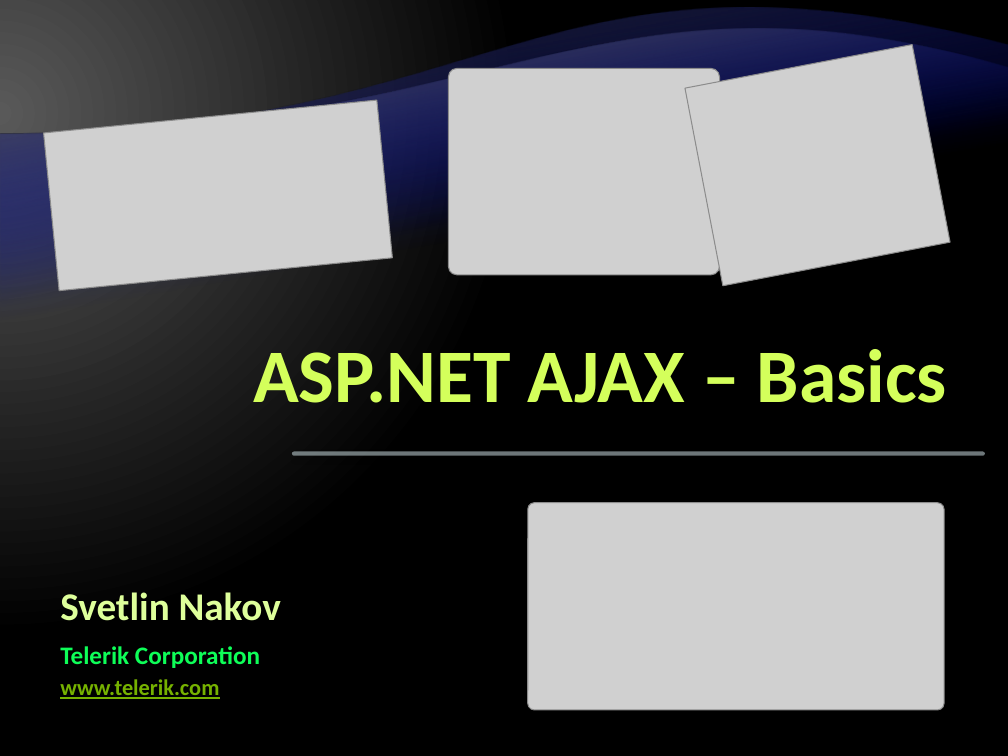
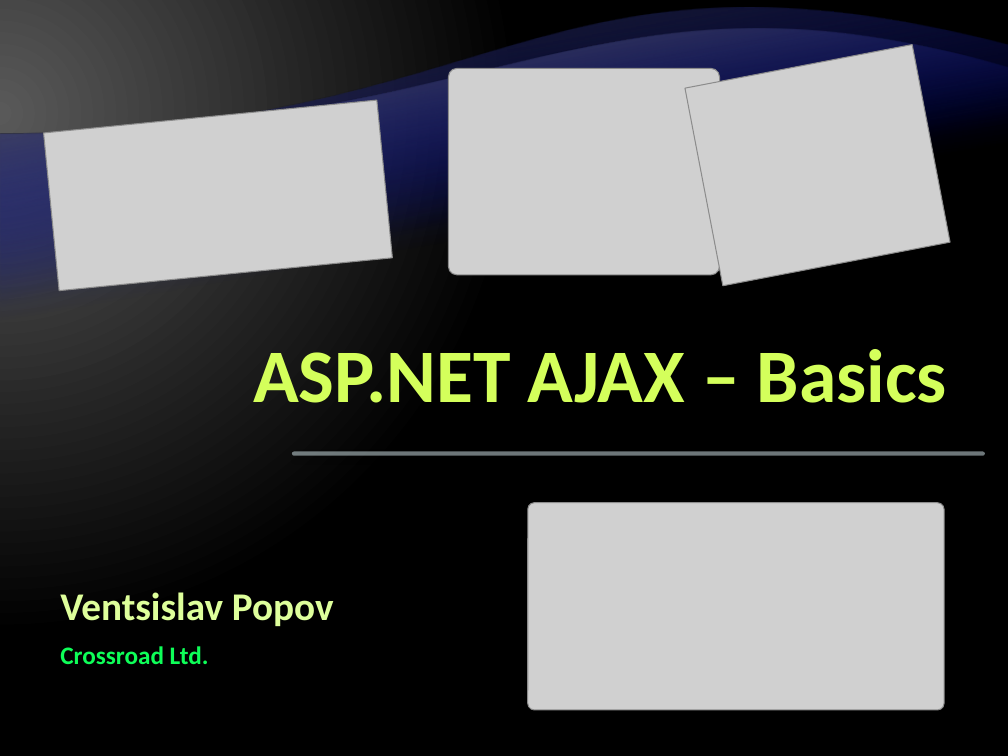
Before and after one commit to Graveheart/aspnetcourse, a slide deck: slide 1 of 2010/lectures/12. ASP.NET-AJAX.pptx. Drawn at 1008x756 pixels with LibreOffice and Linux fonts; fonts in the diff are those of the drawing; grey boxes stand for pictures; background and template pictures are left out. Boxes give left, top, right and bottom in pixels: in the first picture for what was removed or moved away, otherwise in the second. Text is boxed around its words. In the diff, an @@ line names an element or a change of style, - is before the commit and + after.

```diff
--- a/2010/lectures/12. ASP.NET-AJAX.pptx
+++ b/2010/lectures/12. ASP.NET-AJAX.pptx
@@ text at [60, 592, 334, 626]: text changed @@
-Svetlin Nakov
+Ventsislav Popov
@@ text at [60, 646, 209, 665]: text changed @@
-Telerik Corporation
+Crossroad Ltd.
@@ text removed at [60, 679, 219, 699] @@
-www.telerik.com
```
